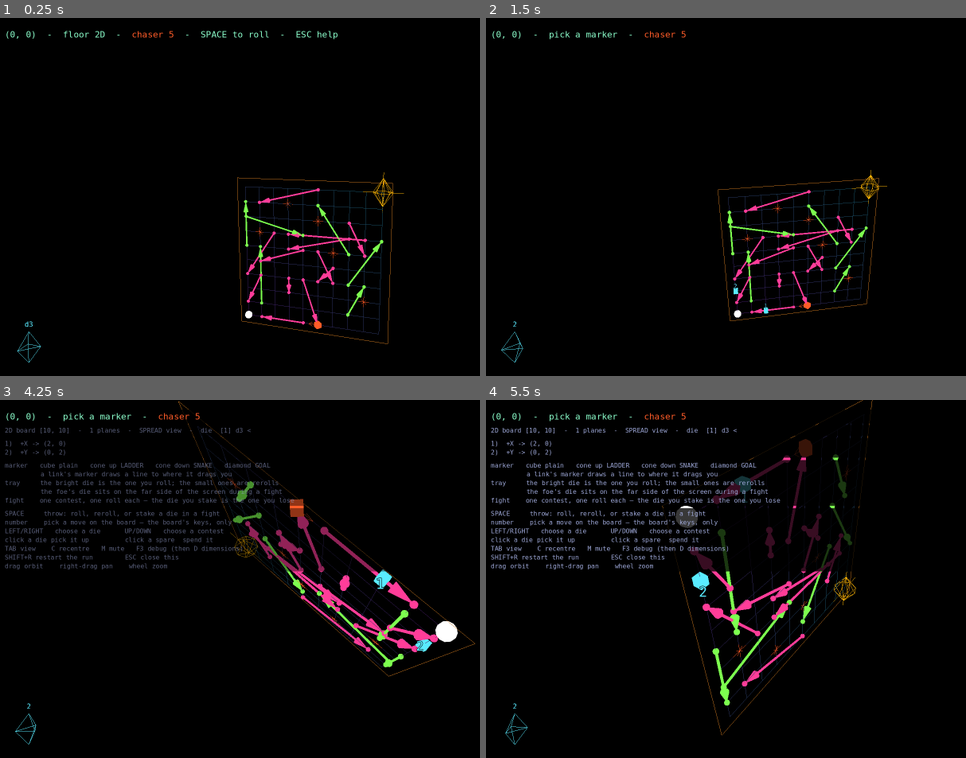
Above: before the commit, frames 1-4 (two rows, left to right).
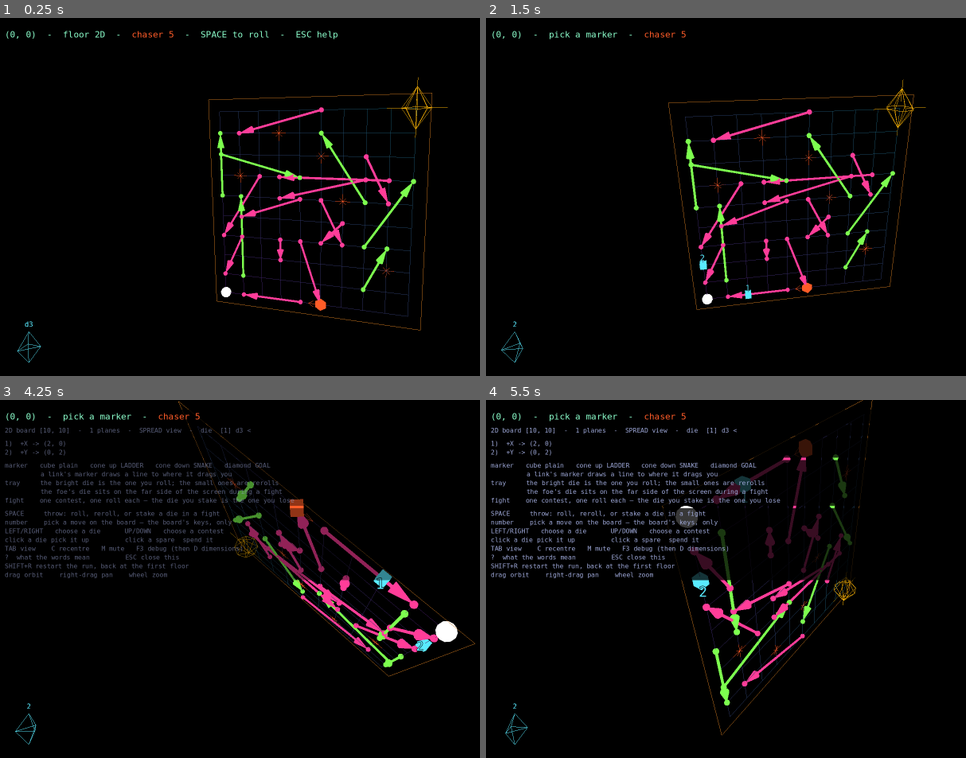
Above: after the commit, the same moments.

Repository: SamTech37/snakes-and-ladder-Ndim
Game: Godot game, scene res://src/main/main.tscn
Two runs of this game, one before a commit and one after it. Both use one fixed random seed, a clock stepped at 60 frames per second and the inputs below.
Inputs (mouse positions are in pixels of both pictures, inside the frame that each line leads up to):
- Up to frame 1 (0.25 s): no input
- Up to frame 2 (1.5 s): tap Enter (ui_accept) at 0.5, 0.77, 1.25 s; move the mouse to (937, 179) at 0.52 s; hold Right (ui_right) 0.53-1.25 s; tap R at 0.6 s; click (937, 179) at 0.67 s; drag from (668, 214) to (764, 268) at 1.27 s
- Up to frame 3 (4.25 s): tap Enter (ui_accept) at 2, 3.77 s; move the mouse to (374, 500) at 2.02 s; hold Right (ui_right) 2.03-2.75 s; tap Tab at 2.1 s; tap R at 2.3, 3.8 s; drag from (278, 650) to (120, 525) at 2.77 s; move the mouse to (outside the picture) at 3.52 s; hold Left (ui_left) from 3.53 s (still down); tap M at 3.6 s; tap Escape at 4.15 s
- Up to frame 4 (5.5 s): release Left (ui_left) at 4.25 s; drag from (606, 525) to (702, 489) at 4.27 s; tap Enter (ui_accept) at 5 s; move the mouse to (826, 579) at 5.02 s; hold Down (ui_down) from 5.03 s (still down); tap 9 at 5.1 s; click (826, 579) at 5.17 s; tap R at 5.3 s

The runs differ from the first frame. In frame 1, 6.6% of the frame differs, in the area x 43-94%, y 16-92%; in frame 2, 6.4%; in frame 3, 0.8%; in frame 4, 0.9%.

Commit message:
feat: restart at the first floor, a glossary on ?, and an honest opening view
SHIFT+R went back to the floor the run died on. Starting again in 5D holding
a single die is not a run, so it goes to 2D and deals a fresh one — through
the same transition every other board change uses. Choosing a starting floor
is a later job.

? opens a glossary: what floor, faces, kit, chaser, reroll, stake, the
contests and the markers actually mean. Its own overlay beside ESC's
controls, because somebody looking for one does not want to read the other.

And the reason the game "did not start centred": a Control has no real size
until it has been laid out, so at _ready() the status line claimed a few
hundred pixels of height it did not have and the opening fit framed the board
for a text bar five times too tall — zoom 20.25 where an honest fit gives
13.56. Pressing C to recentre was really the first correct fit. It refits
after the first frame now, and follows the window from there on. Measured:
zero drift between the opening view and a refit on 2D, 3D and 5D.

Co-Authored-By: Claude Opus 5 <noreply@anthropic.com>

Diff:
--- a/src/hud/hud.gd
+++ b/src/hud/hud.gd
@@ -14,6 +14,8 @@
 
 @onready var status: RichTextLabel = $Margin/Rows/Status
 @onready var help: VBoxContainer = $Margin/Rows/Help
+## What the words on screen mean, on `?`. Its own panel rather than more of ESC's: one is the controls, the other is the vocabulary, and somebody looking for either does not want to read the other.
+@onready var glossary: Label = $Margin/Rows/Glossary
 @onready var board_line: Label = $Margin/Rows/Help/Board
 @onready var menu: Label = $Margin/Rows/Help/Moves
 
@@ -159,14 +161,22 @@
 ## Fades rather than cuts: a panel that appears between frames reads as a glitch the
 ## same way a camera jump does.
 func toggle_help() -> void:
-	var opening := not help.visible
+	_fade_panel(help)
+
+
+func toggle_glossary() -> void:
+	_fade_panel(glossary)
+
+
+func _fade_panel(panel: CanvasItem) -> void:
+	var opening := not panel.visible
 	if opening:
-		help.modulate.a = 0.0
-		help.visible = true
+		panel.modulate.a = 0.0
+		panel.visible = true
 	var t := create_tween()
-	t.tween_property(help, "modulate:a", 1.0 if opening else 0.0, 0.15)
+	t.tween_property(panel, "modulate:a", 1.0 if opening else 0.0, 0.15)
 	if not opening:
-		t.tween_callback(func(): help.visible = false)
+		t.tween_callback(func(): panel.visible = false)
 
 
 ## Height the text actually occupies, so the camera fit can keep the board out from
--- a/src/main/main.gd
+++ b/src/main/main.gd
@@ -118,6 +118,12 @@
 	else:
 		rng.seed = s.to_int()
 	new_game()
+
+	# The fit frames the board below the HUD text, and a Control has no real size until it has been laid out -- at _ready() the status line claims a few hundred pixels of height it does not have, so the opening view is framed for a text bar five times too tall. It looked like the game simply did not start centred, and pressing C to "recentre" was really the first honest fit.
+	await get_tree().process_frame
+	rig.fit()
+	# And the framing follows the window from here on. The wheel zoom is lost on a resize, which is what a refit means and what a resize is asking for.
+	get_viewport().size_changed.connect(rig.fit)
 
 
 ## Deals a floor. `keep` carries the run across it: the kit is what a run *is*, so ascending must not re-deal it, while SHIFT+R must.
@@ -737,9 +743,13 @@
 		# Shift, because a bare R sits next to every key you actually use and wipes the
 		# game you were playing.
 		if event.keycode == KEY_R and event.shift_pressed:
-			new_game()
+			# Back to the first floor, not the one you died on. A run restarting in 5D holding one die is not a run, and picking up where the last one ended is the one thing a restart must not do.
+			_go_to(Rules.floor_size(2), false)
 		elif event.keycode == KEY_ESCAPE:
 			hud.toggle_help()
+		elif event.keycode == KEY_QUESTION or event.keycode == KEY_SLASH:
+			# Its own overlay rather than more of ESC's: one is the controls, the other is what the words on screen mean, and somebody looking for either does not want to read the other.
+			hud.toggle_glossary()
 		elif event.keycode == KEY_TAB:
 			_set_view(View.FOCUS if view == View.SPREAD else View.SPREAD)
 		elif event.keycode == KEY_C:
--- a/src/main/main.tscn
+++ b/src/main/main.tscn
@@ -235,6 +235,30 @@
          the foe's die sits on the far side of the screen during a fight
 fight    one contest, one roll each — the die you stake is the one you lose"
 
+[node name="Glossary" type="Label" parent="HUD/Margin/Rows"]
+visible = false
+layout_mode = 2
+theme_override_colors/font_color = Color(0.62, 0.66, 0.85, 1)
+theme_override_fonts/font = SubResource("Font_mono")
+theme_override_styles/normal = SubResource("Box_hud")
+theme_override_font_sizes/font_size = 16
+text = "floor 3D    which floor you are on. the floor number and the number of axes are the same number
+faces       the values on the die you have picked. a won die can read 1 1 5 5
+kit         the dice you hold. it caps at one die per axis of this floor
+chaser 4    cells the hunter must walk to reach you. it steps once per move you make,
+            and once for a reroll — time bought with no ground covered
+reroll      a spare die on the tray, earned by a roll that traps you. SPACE spends one
+
+a fight     one contest, one roll each. the boss takes two of three
+stake       the die you have picked is the die you lose. your last one is never taken,
+            it breaks: it loses its largest face, and shatters at two faces
+BIGGER      higher roll wins. a tie is a draw, thrown again, and costs nothing
+SMALLER     lower roll wins
+ODD / EVEN SUM   the two rolls are added. you pick which parity you are betting on
+
+marker      cube plain · cone up LADDER · cone down SNAKE · wedge FOE · diamond GOAL
+board       a star is a foe standing on that cell. the cage is the goal, and the boss"
+
 [node name="Controls" type="Label" parent="HUD/Margin/Rows/Help"]
 layout_mode = 2
 theme_override_colors/font_color = Color(0.62, 0.66, 0.85, 1)
@@ -246,5 +270,6 @@
 LEFT/RIGHT   choose a die      UP/DOWN   choose a contest
 click a die pick it up         click a spare  spend it
 TAB view    C recentre   M mute   F3 debug (then D dimensions)
-SHIFT+R restart the run        ESC close this
+?  what the words mean         ESC close this
+SHIFT+R restart the run, back at the first floor
 drag orbit    right-drag pan    wheel zoom"
--- a/tests/test_run.gd
+++ b/tests/test_run.gd
@@ -126,6 +126,20 @@
 	assert(f.kit.size() == 1, "a new run did not start on a single die")
 	assert(f.kit == Rules.start_kit(f.size), "a new run started on a die odds.gd has not measured")
 	assert(f.floors == 0, "a new run kept the last one's floors")
+
+	# Restarting goes back to the first floor, not the one the last run died on. Starting again in 5D holding a single die is not a run.
+	f.size = Rules.floor_size(5)
+	f.new_game(true)
+	f._go_to(Rules.floor_size(2), false)
+	await process_frame
+	assert(f.size == Rules.floor_size(2), "restarting stayed on the floor the run ended on")
+	assert(f.kit == Rules.start_kit(f.size) and f.floors == 0, "restarting kept the dead run")
+
+	# The overlays are looked up by name, so a missing panel is a crash on the key press rather than anything visible here.
+	assert(f.hud.has_node("Margin/Rows/Help"), "no controls overlay")
+	assert(f.hud.has_node("Margin/Rows/Glossary"), "no glossary overlay for ?")
+	f.hud.toggle_glossary()
+	assert(f.hud.glossary.visible, "? did not open the glossary")
 	done["tokens"] = true
 	f.free()
 
Not shown, added: tests/test_minigames.gd.uid
Not shown, changed: CLAUDE.md
